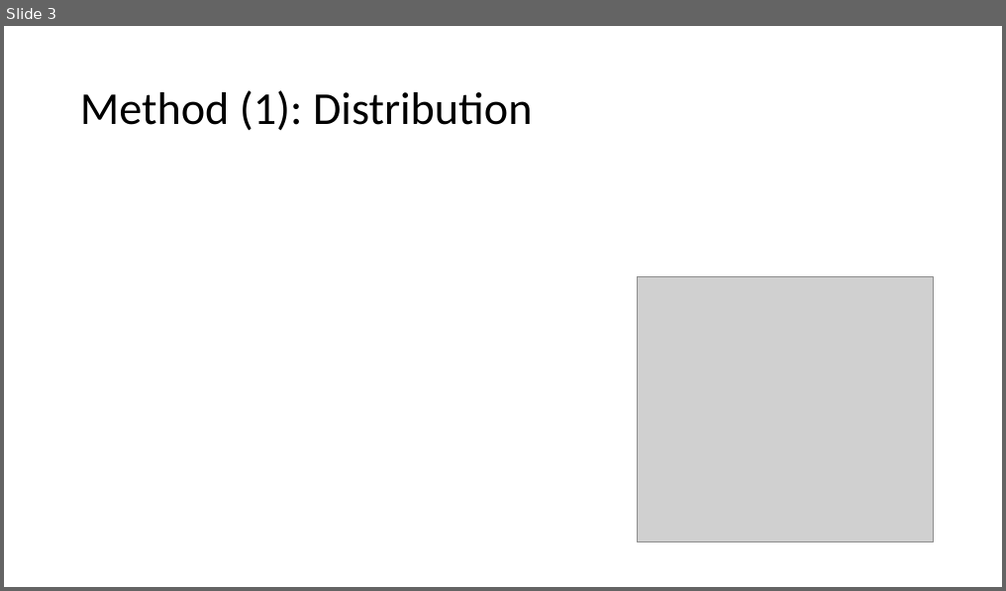
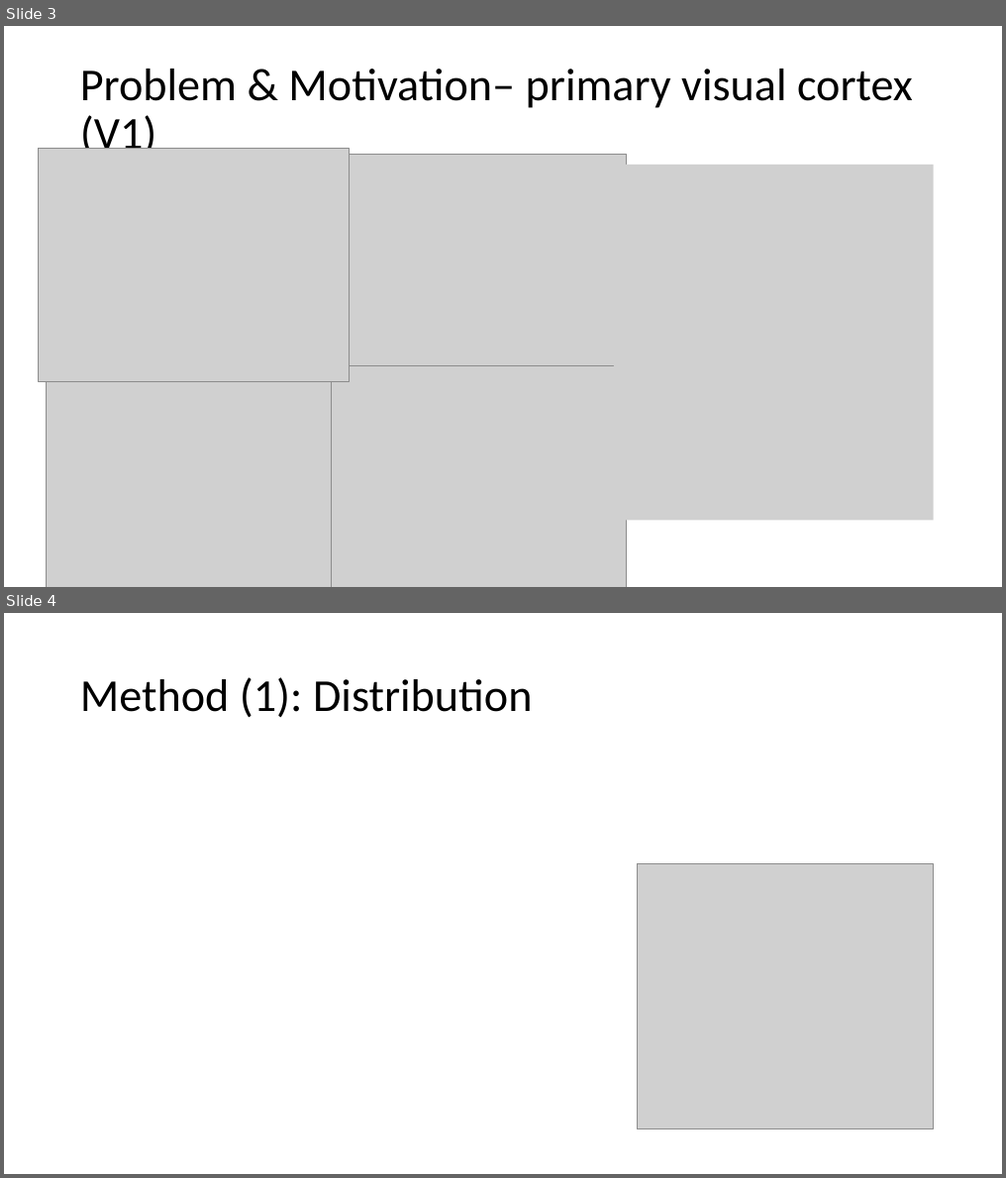
Before and after one commit to weigcdsb/COM_POISSON, a slide deck: documents/JSM_2021/4min_version.pptx. Shown one above the other, each under a label of ours: slide 3 before the commit, slides 3 and 4 after it. The pictures are 1006x591 and 1006x1178 pixels, drawn with LibreOffice and Linux fonts; fonts in the diff are those of the drawing; grey boxes stand for pictures. Boxes give left, top, right and bottom in pixels: in the first picture for what was removed or moved away, otherwise in the second. Text is boxed around its words. In the diff, an @@ line names an element or a change of style, - is before the commit and + after.

```diff
--- a/documents/JSM_2021/4min_version.pptx
+++ b/documents/JSM_2021/4min_version.pptx
@@ slide 3 added at bbox=[4, 26, 1002, 587], background #FFFFFF @@
@@ title added at bbox=[80, 69, 913, 161], 44 pt, text #000000 @@
+Problem & Motivation– primary visual cortex (V1)
@@ picture added at bbox=[38, 149, 349, 382] @@
@@ picture added at bbox=[331, 155, 626, 376] @@
@@ picture added at bbox=[614, 165, 934, 521] @@
@@ picture added at bbox=[46, 371, 341, 587] @@
@@ picture added at bbox=[331, 366, 626, 587] @@
@@ what was slide 3 is now slide 4 @@
```
Also in this commit, not shown: 2 slides changed, 2 other slides added, 2 slides removed, 2 other files.
